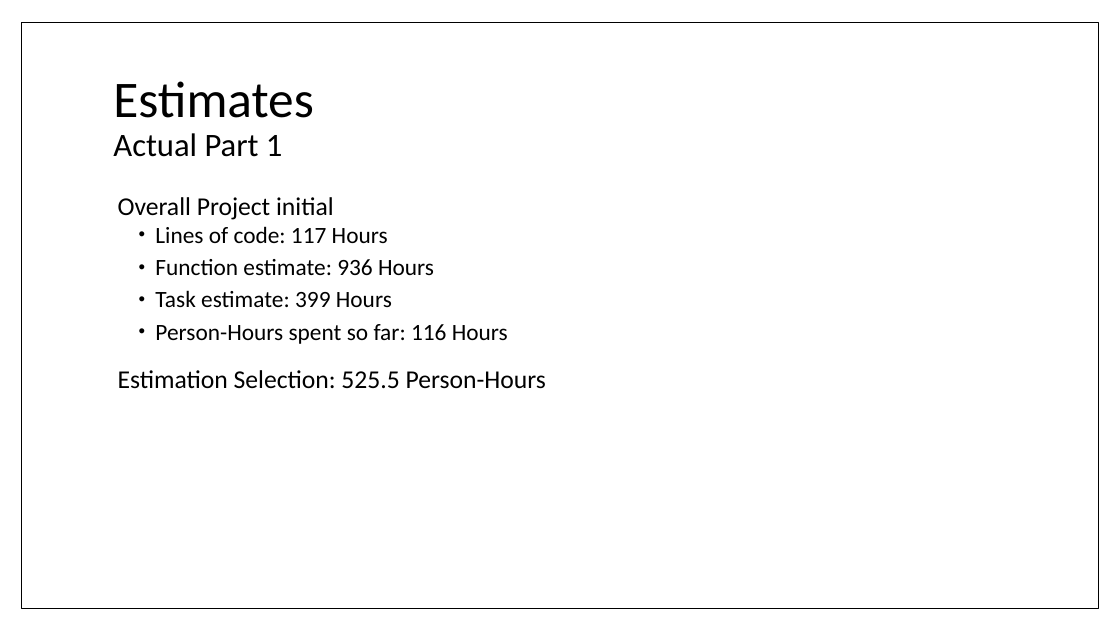
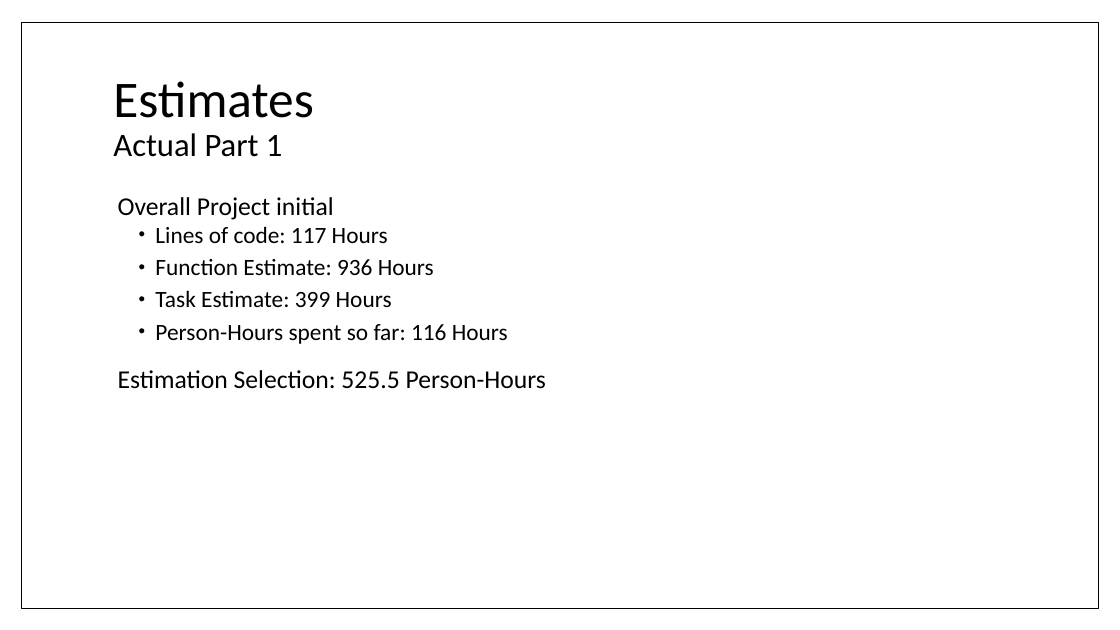
Before and after one commit to umdfeynman/umdfeynman, a slide deck: slide 12 of Work_In_Progress/CS/SPMP_Presentation.pptx. Drawn at 1120x630 pixels with LibreOffice and Linux fonts; fonts in the diff are those of the drawing. Boxes give left, top, right and bottom in pixels: in the first picture for what was removed or moved away, otherwise in the second. Text is boxed around its words. In the diff, an @@ line names an element or a change of style, - is before the commit and + after.

```diff
--- a/Work_In_Progress/CS/SPMP_Presentation.pptx
+++ b/Work_In_Progress/CS/SPMP_Presentation.pptx
@@ text at bbox=[155, 259, 434, 307]: text changed @@
-  • Function estimate: 936 Hours
-  • Task estimate: 399 Hours
+  • Function Estimate: 936 Hours
+  • Task Estimate: 399 Hours
```
Also in this commit, not shown: 10 other slides changed, 1 slide added, 1 slide removed.
